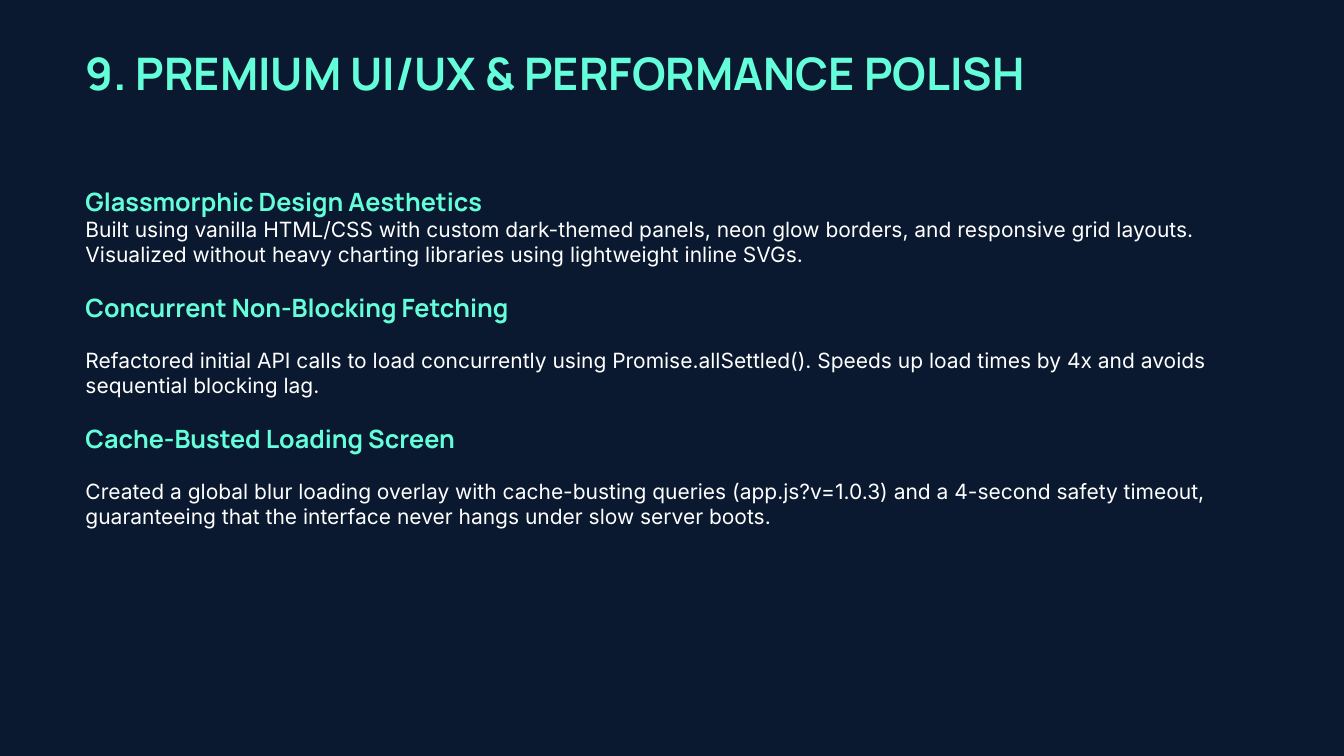
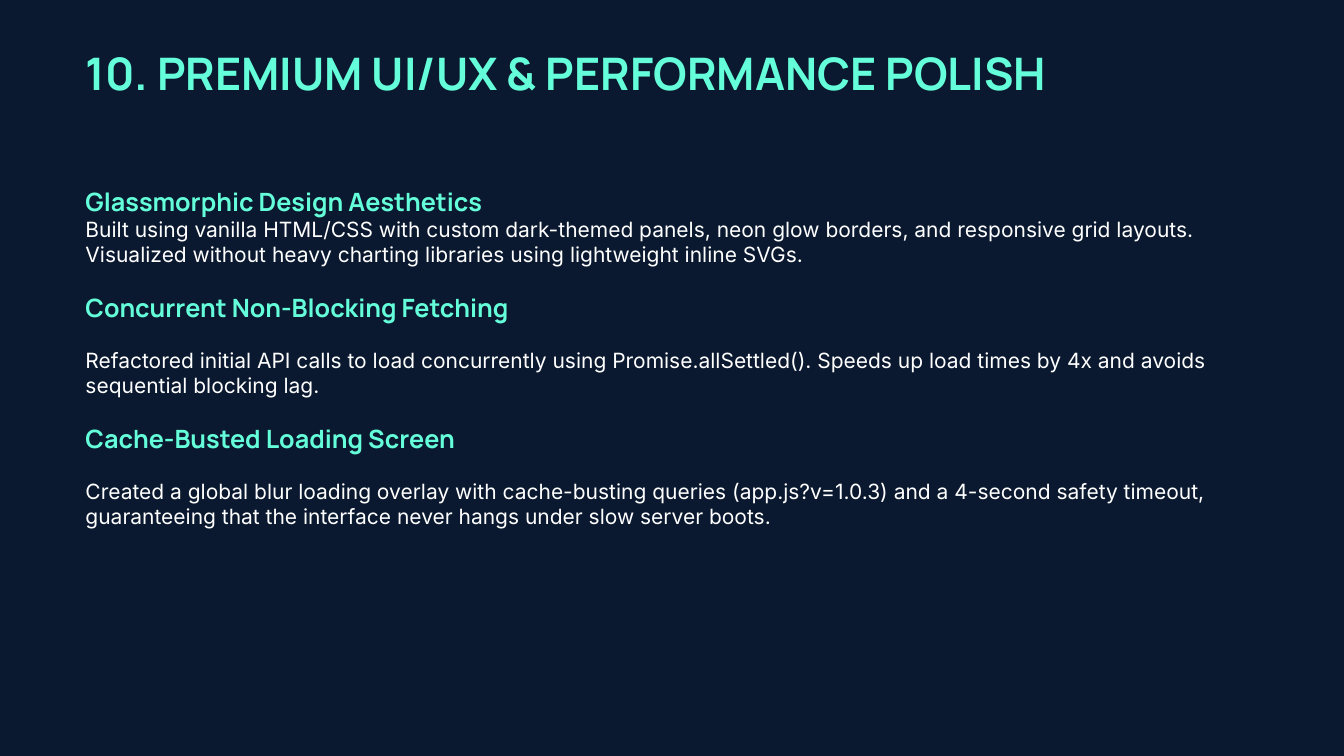
Before and after one commit to shikhasrivastava0574-afk/Smart-Grid-Sync, a slide deck: slide 11 of smart_grid_sync_final_presentation.pptx (slide 10 before the commit). Drawn at 1344x756 pixels with LibreOffice and Linux fonts; fonts in the diff are those of the drawing. Boxes give left, top, right and bottom in pixels: in the first picture for what was removed or moved away, otherwise in the second. Text is boxed around its words. In the diff, an @@ line names an element or a change of style, - is before the commit and + after.

```diff
--- a/smart_grid_sync_final_presentation.pptx
+++ b/smart_grid_sync_final_presentation.pptx
@@ text at (85,57,1045,91): text changed @@
-9. PREMIUM UI/UX & PERFORMANCE POLISH
+10. PREMIUM UI/UX & PERFORMANCE POLISH
```
Also in this commit, not shown: 3 other slides changed, 1 slide added, 1 other file.
